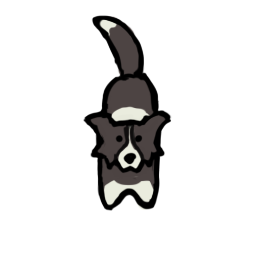
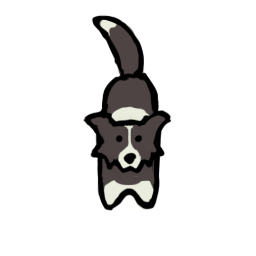
Layer changes from the first w=256, h=256 image to the second:
painted on "Layer 7" over [103, 124, 145, 161]
painted on "whitecolor" over [123, 124, 136, 151]
